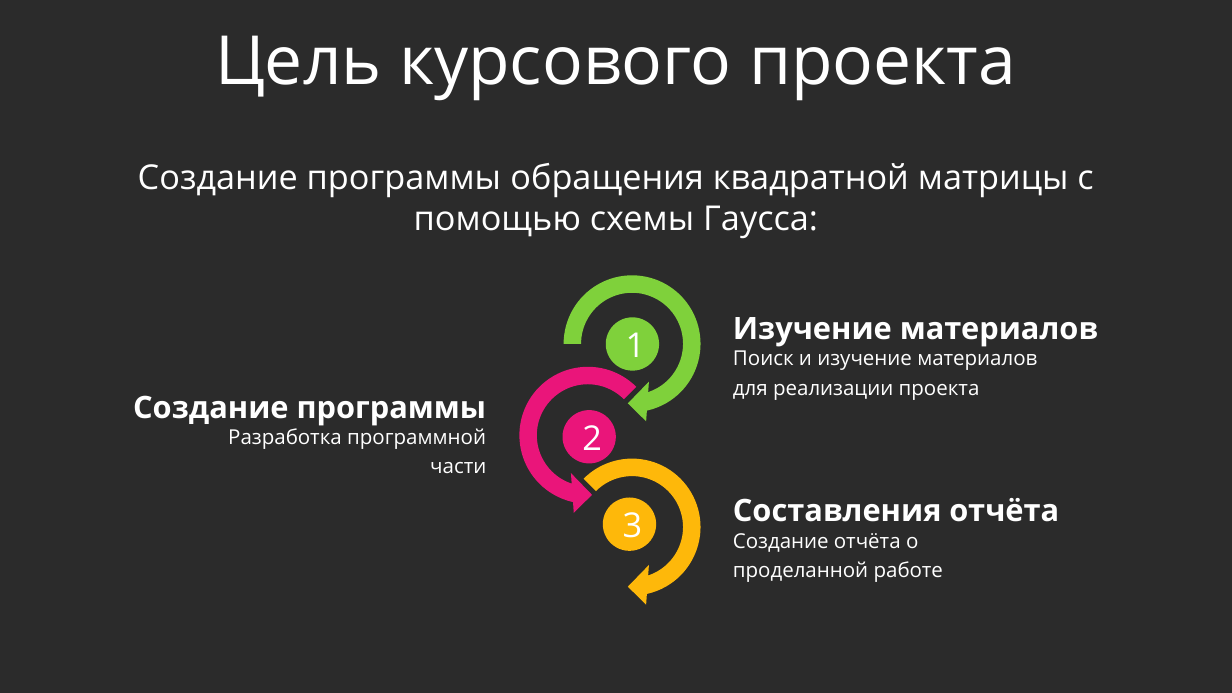
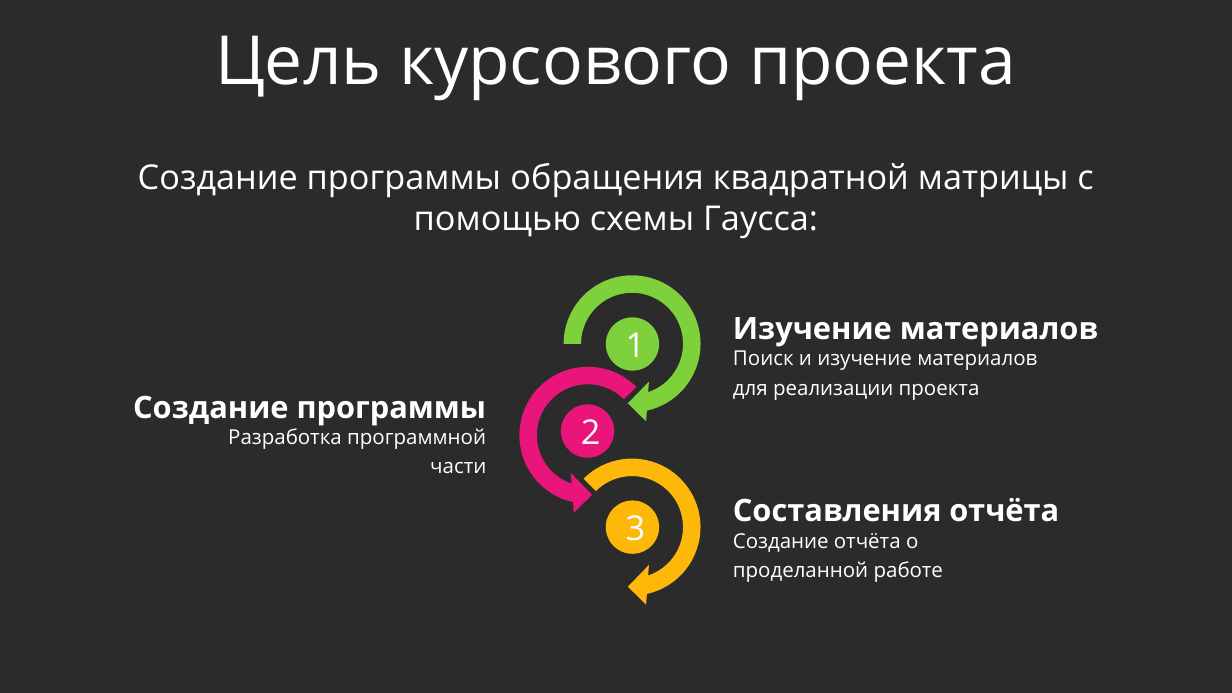
Before and after one commit to nodecspro/Matrix_reversals, a slide deck: slide 2 of Презентация/Презентация к курсовой работе.pptx. Drawn at 1232x693 pixels with LibreOffice and Linux fonts; fonts in the diff are those of the drawing; background and template pictures are left out; a plain dark background stands for a picture behind light text. Boxes give left, top, right and bottom in pixels: in the first picture for what was removed or moved away, otherwise in the second. Text is boxed around its words. In the diff, an @@ line names an element or a change of style, - is before the commit and + after.

```diff
--- a/Презентация/Презентация к курсовой работе.pptx
+++ b/Презентация/Презентация к курсовой работе.pptx
@@ ellipse "2": place and size @@
-ellipse "2" at (563, 410, 616, 463)
+ellipse "2" at (561, 404, 614, 457)
@@ ellipse "3": place and size @@
-ellipse "3" at (602, 498, 655, 551)
+ellipse "3" at (606, 500, 659, 553)
```
